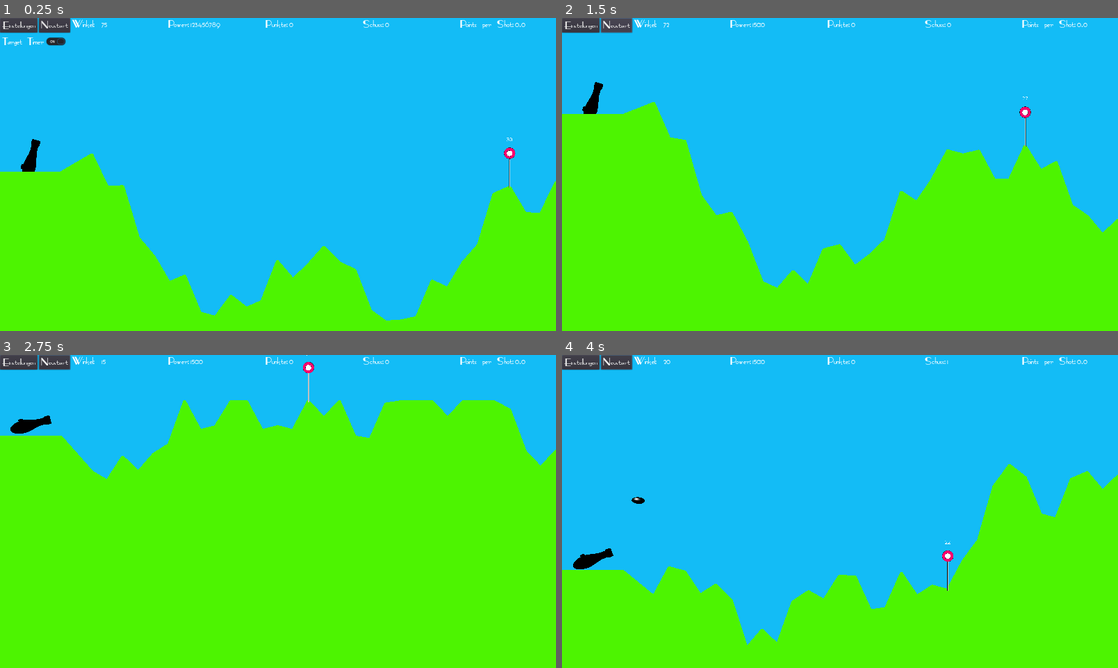
Above: before the commit, frames 1-4 (two rows, left to right).
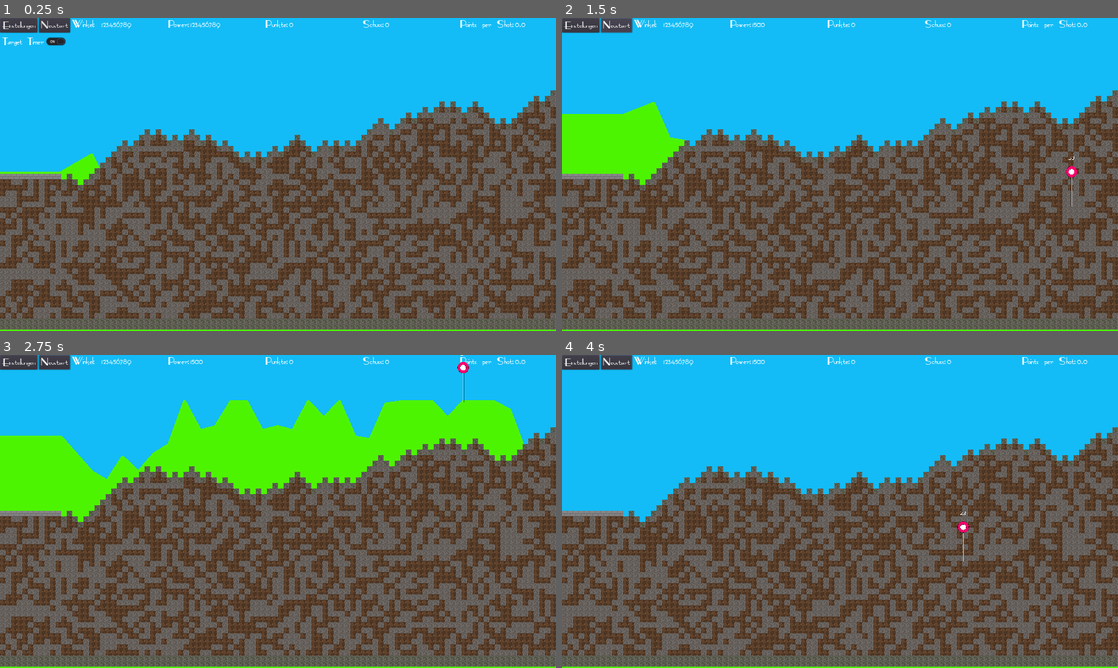
Above: after the commit, the same moments.

Repository: Coding-4Fun/Just4Fun_Mini_Shootergame
Game: Godot game, scene res://MainGame.tscn
Same seed, same stepped clock (60 frames per second), same inputs: the game is played once before the commit and once after it.
Inputs (mouse positions are in pixels of both pictures, inside the frame that each line leads up to):
- Up to frame 1 (0.25 s): no input
- Up to frame 2 (1.5 s): click "Einstellungen" at 0.5 s; click "Neustart" at 1.25 s
- Up to frame 3 (2.75 s): tap Enter at 2 s; move the mouse to (400, 495) at 2.02 s; hold Right (ui_right) from 2.03 s (still down); tap Mouse wheel down (cannon_power_minus) at 2.1 s
- Up to frame 4 (4 s): tap Space (cannon_shoot) at 2.75, 3.6 s; move the mouse to (728, 527) at 2.77 s; release Right (ui_right) at 2.78 s; hold Down (ui_down) 2.78-3.53 s; tap Mouse wheel up (cannon_power_plus) at 2.85 s; move the mouse to (895, 442) at 3.52 s; hold Right (ui_right) from 3.53 s (still down)

The runs differ from the first frame. In frame 1, 61% of the frame differs, in the area x 0-100%, y 1-100%; in frame 2, 61%; in frame 3, 62%, in the area x 0-100%, y 0-100%; in frame 4, 61%.

Commit message:
Add: Einbinden des Block / Chunk Generator

Diff:
--- a/MainGame.gd
+++ b/MainGame.gd
@@ -44,6 +44,8 @@
 	if (tmp) != OK:
 		print("Connect MainGame::_ready() -> Connect to CannonReset Fehlgeschlagen: %s" % tmp)
 
+	$Chunk.generate_world()
+
 
 func add_cannon_left():
 	cannonLeft.position = TerrainLine.points[0]
@@ -77,8 +79,9 @@
 
 
 func _on_MainGame_ready() -> void:
-	add_cannon_left()
-	add_DummyTarget()
+#	add_cannon_left()
+#	add_DummyTarget()
+	pass
 
 
 func _on_Dummy_Hited(score : int) -> void:
